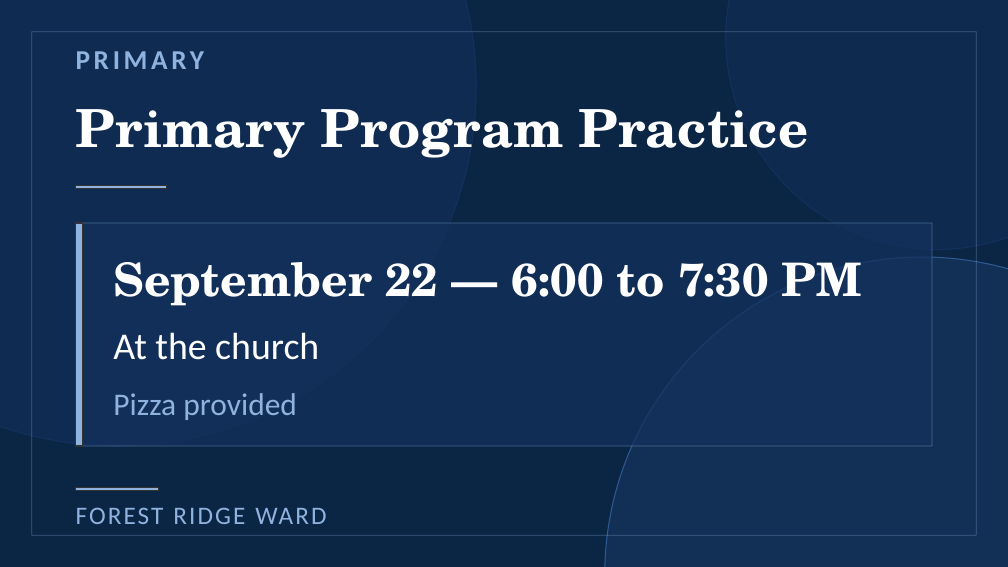
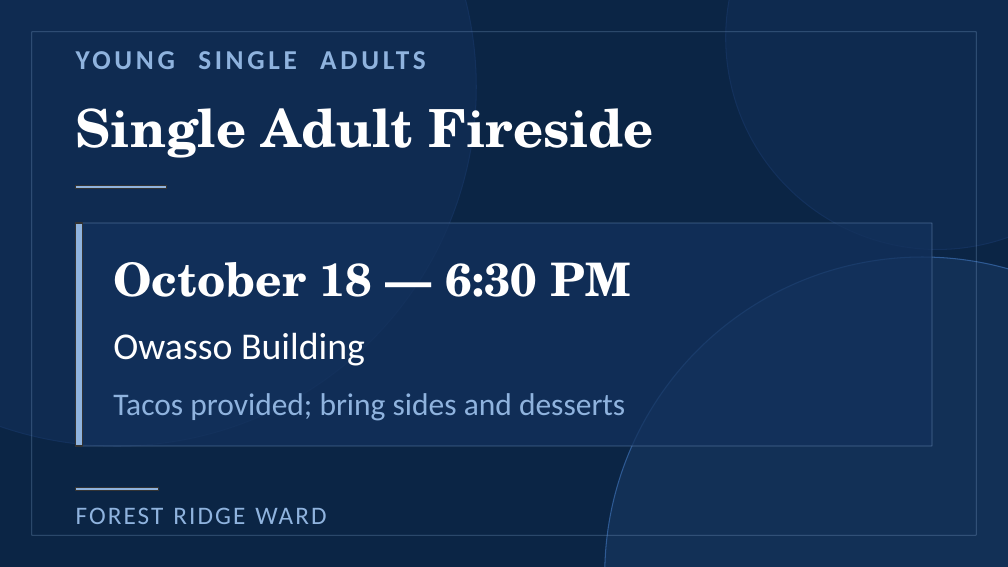
Before and after one commit to forest-ridge-ward-announcements/forest-ridge-ward-announcements, a slide deck: slide 3 of Forest Ridge Ward Announcements Editor.pptx (slide 2 before the commit). Drawn at 1008x567 pixels with LibreOffice and Linux fonts; fonts in the diff are those of the drawing. Boxes give left, top, right and bottom in pixels: in the first picture for what was removed or moved away, otherwise in the second. Text is boxed around its words. In the diff, an @@ line names an element or a change of style, - is before the commit and + after.

```diff
--- a/Forest Ridge Ward Announcements Editor.pptx
+++ b/Forest Ridge Ward Announcements Editor.pptx
@@ text at (76,108,247,158): text changed @@
-PRIMARY
+YOUNG SINGLE ADULTS
@@ title at (262,108,654,148): text changed @@
-Primary Program Practice
+Single Adult Fireside
@@ text at (113,262,631,297): text changed @@
-September 22 — 6:00 to 7:30 PM
+October 18 — 6:30 PM
@@ text at (113,332,365,366): text changed @@
-At the church
+Owasso Building
@@ text at (113,393,625,421): text changed @@
-Pizza provided
+Tacos provided; bring sides and desserts
```
Also in this commit, not shown: 1 slide removed, 1 other file.
